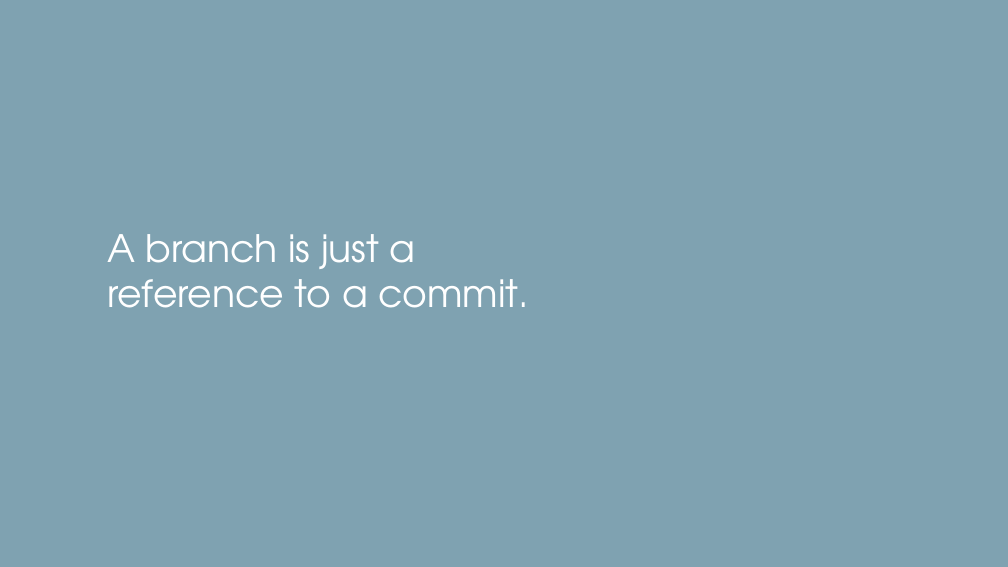
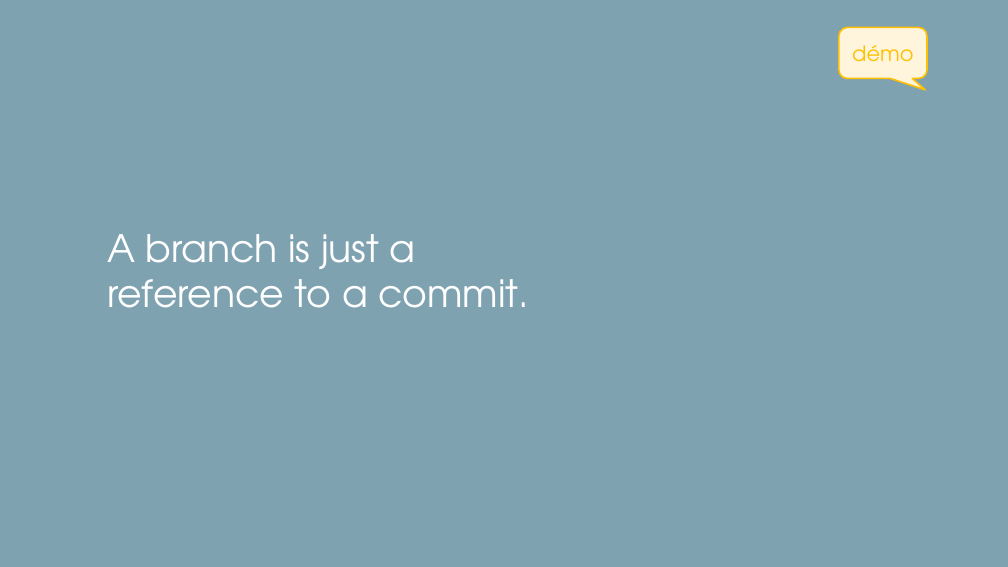
Before and after one commit to kmahmou/passion, a slide deck: slide 6 of docs/ppt/git_module_02.pptx. Drawn at 1008x567 pixels with LibreOffice and Linux fonts; fonts in the diff are those of the drawing; background and template pictures are left out. Boxes give left, top, right and bottom in pixels: in the first picture for what was removed or moved away, otherwise in the second. Text is boxed around its words. In the diff, an @@ line names an element or a change of style, - is before the commit and + after.

```diff
--- a/docs/ppt/git_module_02.pptx
+++ b/docs/ppt/git_module_02.pptx
@@ rounded speech box added at [839, 27, 927, 79], fill #FEF5DC, outline #FFC000 1.5 pt, 20 pt, text #FFC000 @@
+démo
```
Also in this commit, not shown: 2 other slides changed, 4 other files.
